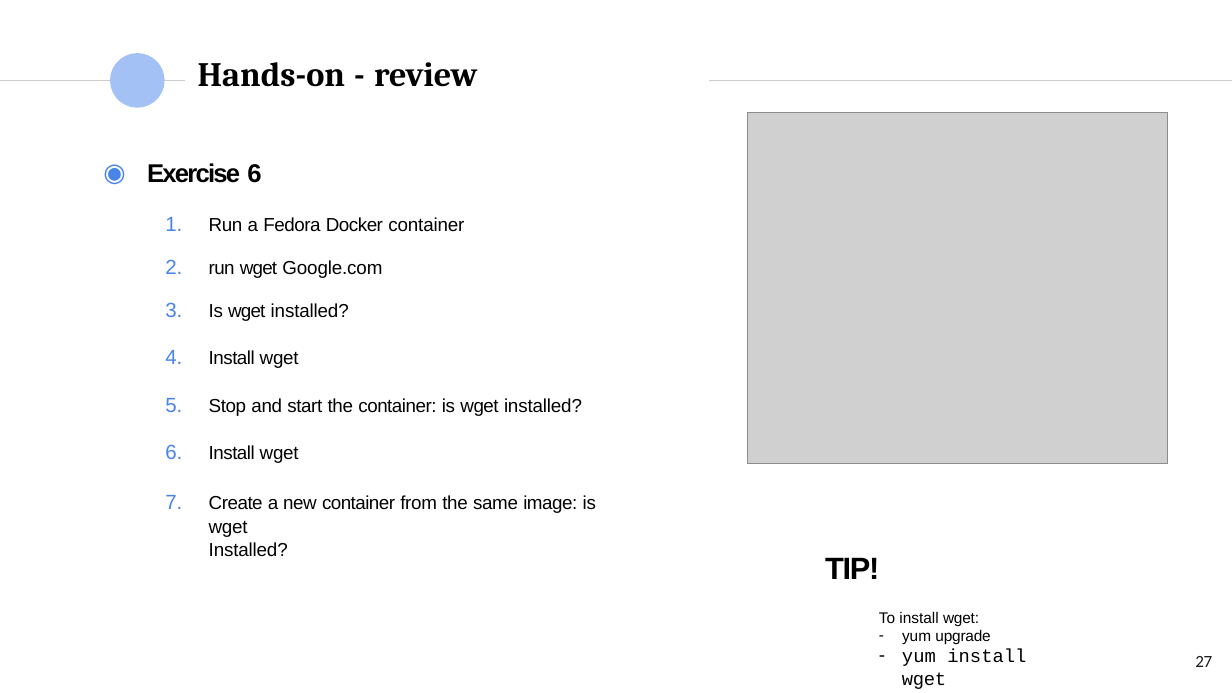
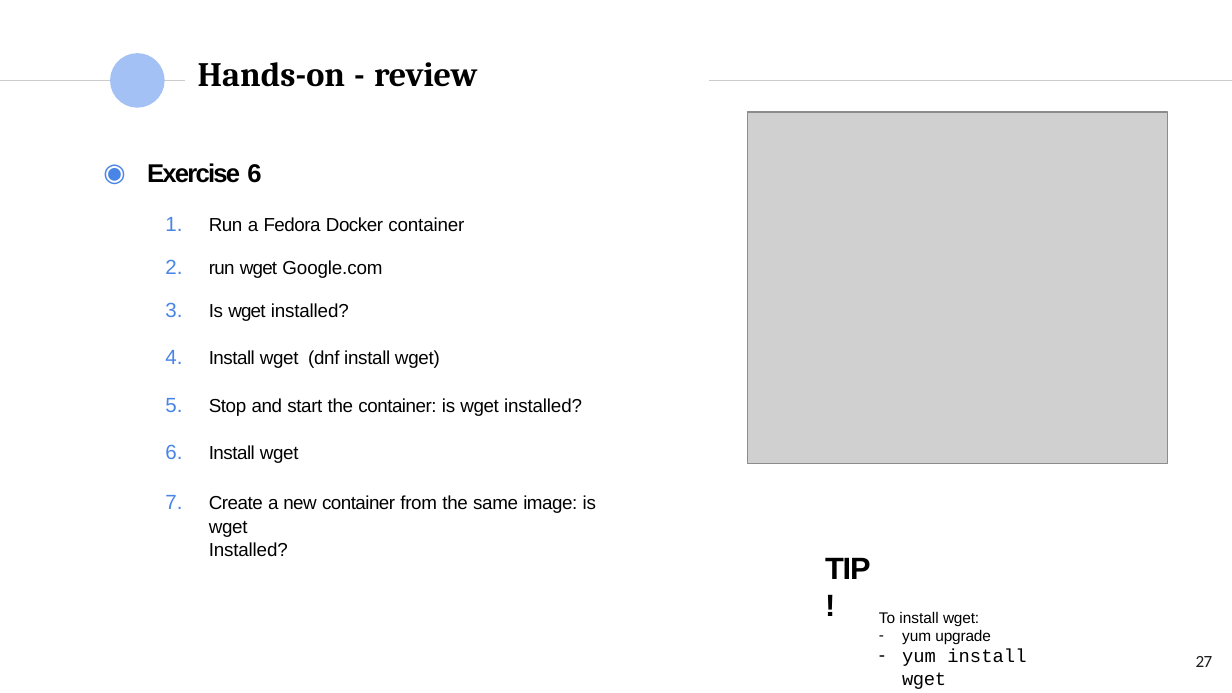
Before and after one commit to MA-Barracas/MA-Barracas.github.io, a slide deck: slide 27 of 2 - Containers.pptx. Drawn at 1232x693 pixels with LibreOffice and Linux fonts; fonts in the diff are those of the drawing; grey boxes stand for pictures; background and template pictures are left out. Boxes give left, top, right and bottom in pixels: in the first picture for what was removed or moved away, otherwise in the second. Text is boxed around its words. In the diff, an @@ line names an element or a change of style, - is before the commit and + after.

```diff
--- a/2 - Containers.pptx
+++ b/2 - Containers.pptx
@@ text at [209,350,440,368]: text changed @@
-  4. Install wget
+  4. Install wget (dnf install wget)
@@ text "TIP!" rewrapped from [825,557,879,579] to [825,557,870,579] @@
```
Also in this commit, not shown: 25 other slides changed, 5 other files.
